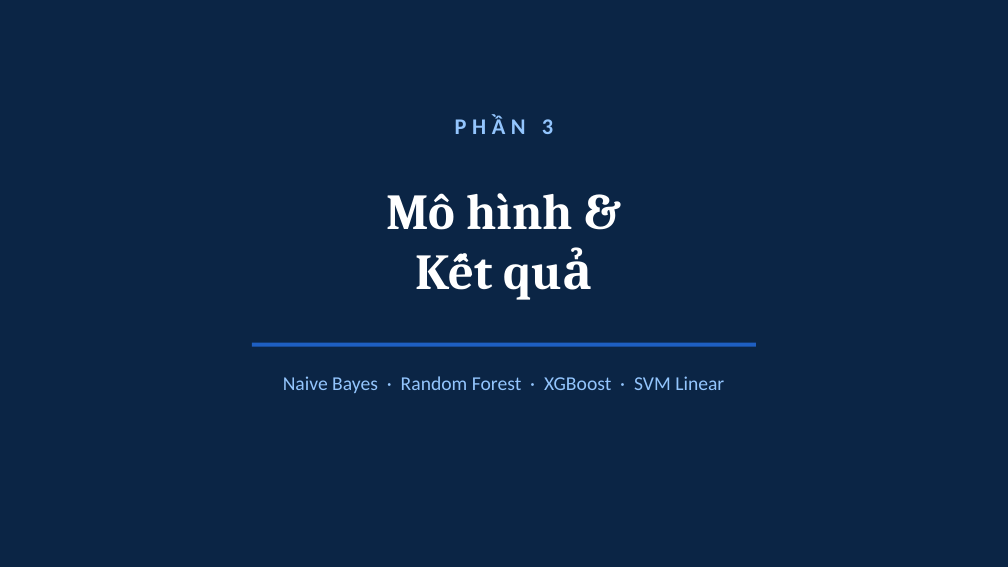
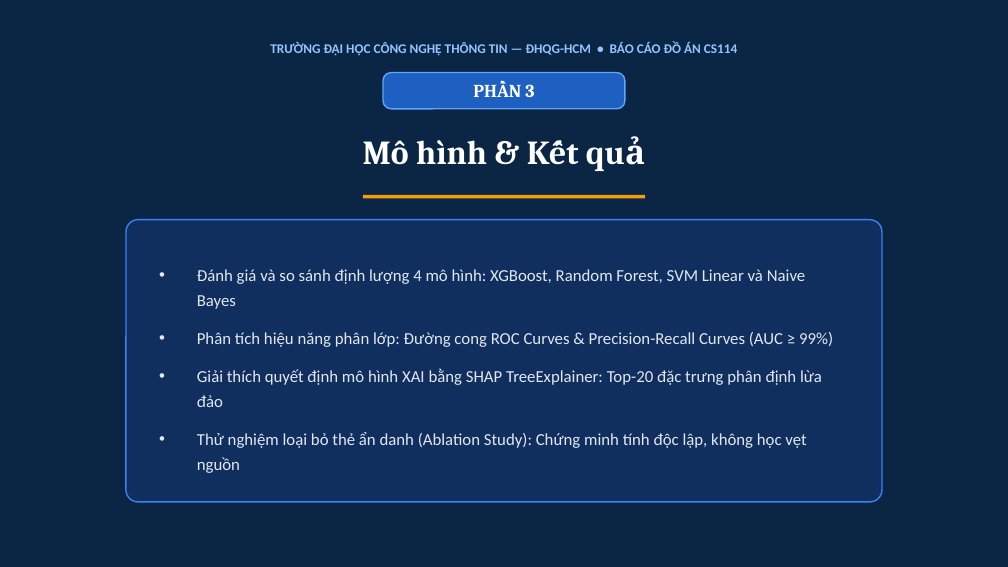
Before and after one commit to uit-25730067-chithanh/CS114-Team10-Elderly-Scam-Detection, a slide deck: slide 9 of draft/scam-detection/reports/slides/phase09_presentation.pptx. Drawn at 1008x567 pixels with LibreOffice and Linux fonts; fonts in the diff are those of the drawing. Boxes give left, top, right and bottom in pixels: in the first picture for what was removed or moved away, otherwise in the second. Text is boxed around its words. In the diff, an @@ line names an element or a change of style, - is before the commit and + after.

Commit message:
feat(phase09): finalize slide presentation layout and export official pptx and pdf
- Refine Slide 1 layout with resized logo, natural semantic line breaks, and balanced attribution rhythm
- Update section divider titles (Slide 5, 9, 13, 15, 19) to clean single-line titles
- Adjust Slide 12 SHAP bounding boxes and add official figure caption
- Tune Slide 14 demo application feature bullet spacing and typography
- Export finalized PPTX and PDF deliverables after manual adjustments

```diff
--- a/draft/scam-detection/reports/slides/phase09_presentation.pptx
+++ b/draft/scam-detection/reports/slides/phase09_presentation.pptx
@@ text added at (x1=270, y1=42, x2=737, y2=56), 9.5 pt, text #93C5FD, bold @@
+TRƯỜNG ĐẠI HỌC CÔNG NGHỆ THÔNG TIN — ĐHQG-HCM • BÁO CÁO ĐỒ ÁN CS114
@@ text "PHẦN 3" moved from (x1=455, y1=116, x2=553, y2=134) to (x1=525, y1=84, x2=534, y2=97) @@
@@ text "PHẦN 3" at (x1=525, y1=84, x2=534, y2=97): size 16 to 13 pt, font Calibri to Cambria, text colour #93C5FD to #FFFFFF, letter spacing 4 to 0 pt @@
@@ rounded rectangle added at (x1=383, y1=73, x2=625, y2=109), fill #1E5FC2, outline #60A5FA 1 pt @@
@@ text at (x1=363, y1=136, x2=645, y2=171): text changed; size 36 to 24 pt @@
-Mô hình &
-Kết quả
+Mô hình & Kết quả
@@ line added from (363, 197) to (645, 197), #F59E0B 2.5 pt @@
@@ rounded rectangle added at (x1=126, y1=220, x2=882, y2=502), fill #102E5E, outline #3B82F6 1 pt @@
@@ text added at (x1=197, y1=269, x2=833, y2=473), 12 pt, text #E2E8F0 @@
+• Đánh giá và so sánh định lượng 4 mô hình: XGBoost, Random Forest, SVM Linear và Naive Bayes
+• Phân tích hiệu năng phân lớp: Đường cong ROC Curves & Precision-Recall Curves (AUC ≥ 99%)
+• Giải thích quyết định mô hình XAI bằng SHAP TreeExplainer: Top-20 đặc trưng phân định lừa đảo
+• Thử nghiệm loại bỏ thẻ ẩn danh (Ablation Study): Chứng minh tính độc lập, không học vẹt nguồn
@@ rectangle removed at (x1=252, y1=343, x2=756, y2=347) @@
@@ text removed at (x1=283, y1=376, x2=724, y2=393) @@
-Naive Bayes · Random Forest · XGBoost · SVM Linear
```
Also in this commit, not shown: 19 other slides changed, 2 slides added, 2 slides removed, 2 other files.
